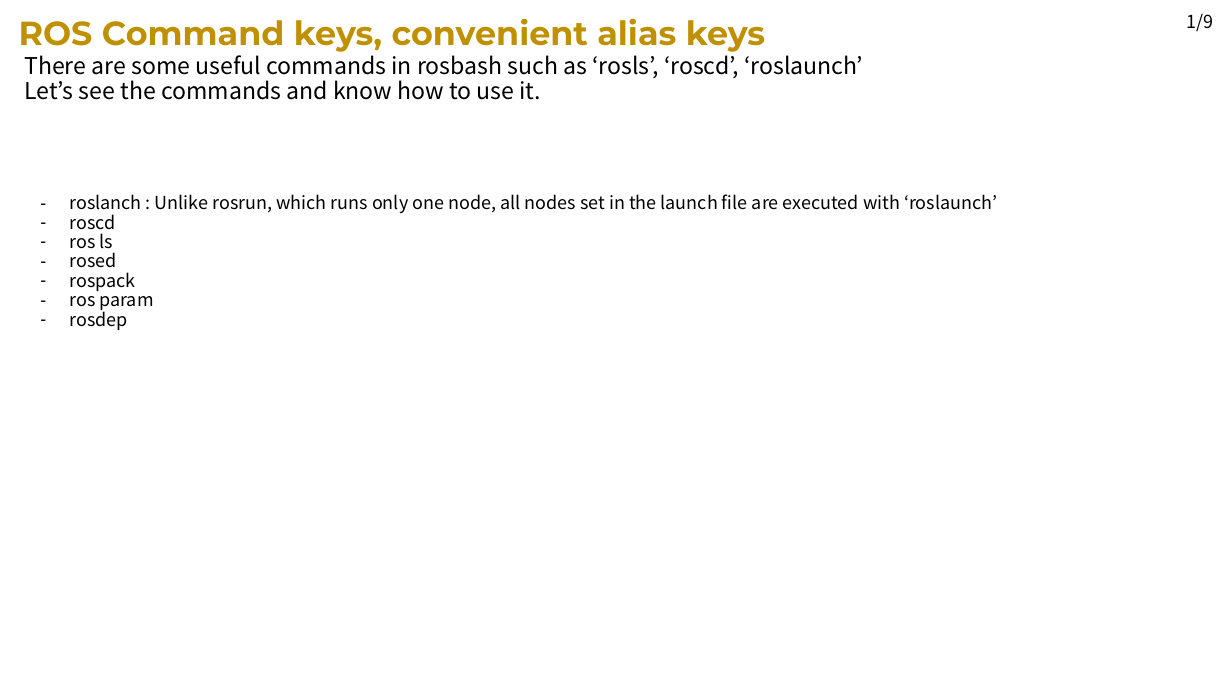
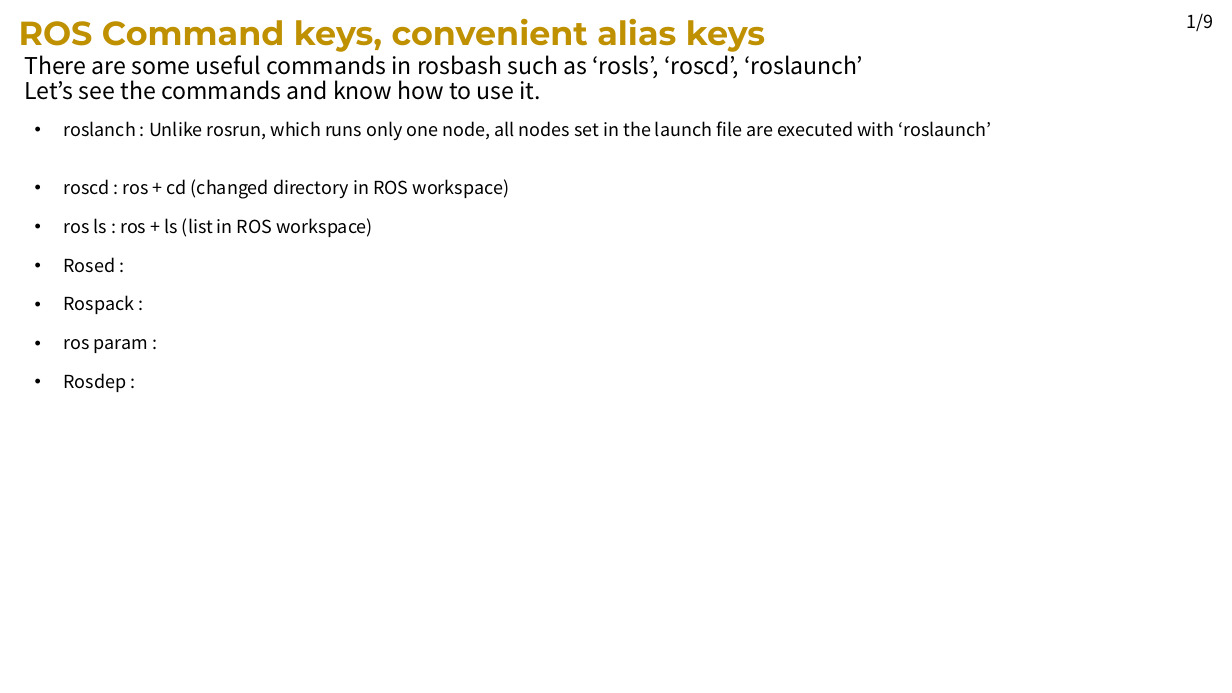
Before and after one commit to JaeHyung-Jung/JH_drone, a slide deck: slide 7 of drone_seminar/Seminar_ROS기본개념_정재형_75%.pptx. Drawn at 1232x693 pixels with LibreOffice and Linux fonts; fonts in the diff are those of the drawing. Boxes give left, top, right and bottom in pixels: in the first picture for what was removed or moved away, otherwise in the second. Text is boxed around its words. In the diff, an @@ line names an element or a change of style, - is before the commit and + after.

```diff
--- a/drone_seminar/Seminar_ROS기본개념_정재형_75%.pptx
+++ b/drone_seminar/Seminar_ROS기본개념_정재형_75%.pptx
@@ text "roslanch : Unlike rosrun, which ...": place and size @@
-text "roslanch : Unlike rosrun, which ..." at (69,194,997,330)
+text "roslanch : Unlike rosrun, which ..." at (64,121,991,392)
@@ text at (64,121,991,140): bullet - to • @@
@@ text at (64,179,509,392): text changed @@
-– roscd
-– ros ls
-– rosed
-– rospack
-– ros param
-– rosdep
+• roscd : ros + cd (changed directory in ROS workspace)
+• ros ls : ros + ls (list in ROS workspace)
+• Rosed :
+• Rospack :
+• ros param :
+• Rosdep :
```
Also in this commit, not shown: 2 other slides changed, 1 slide added.
